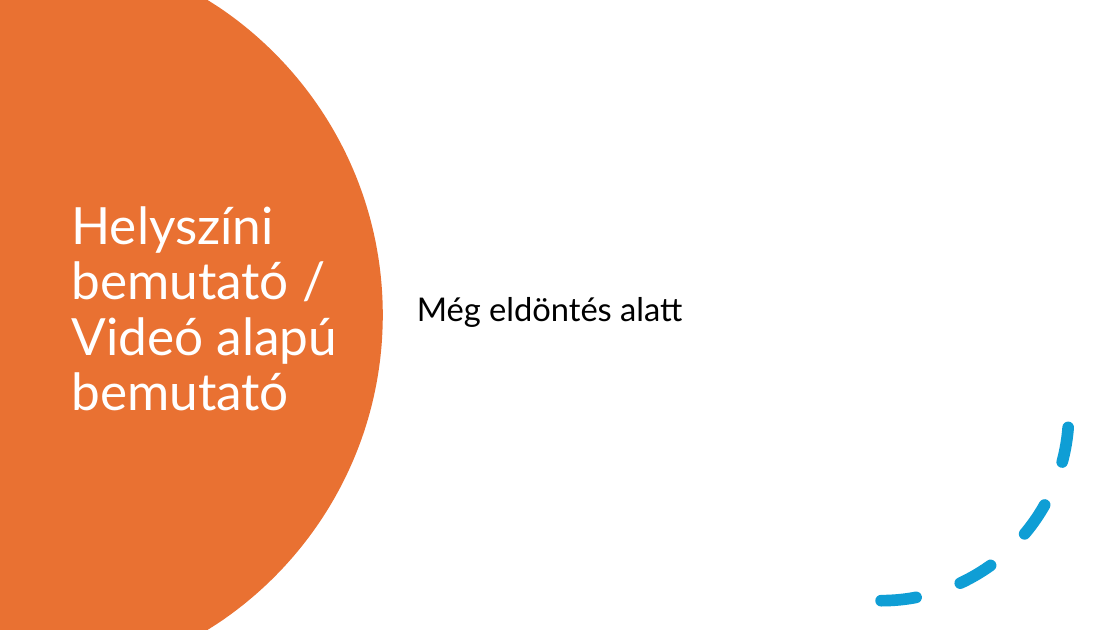
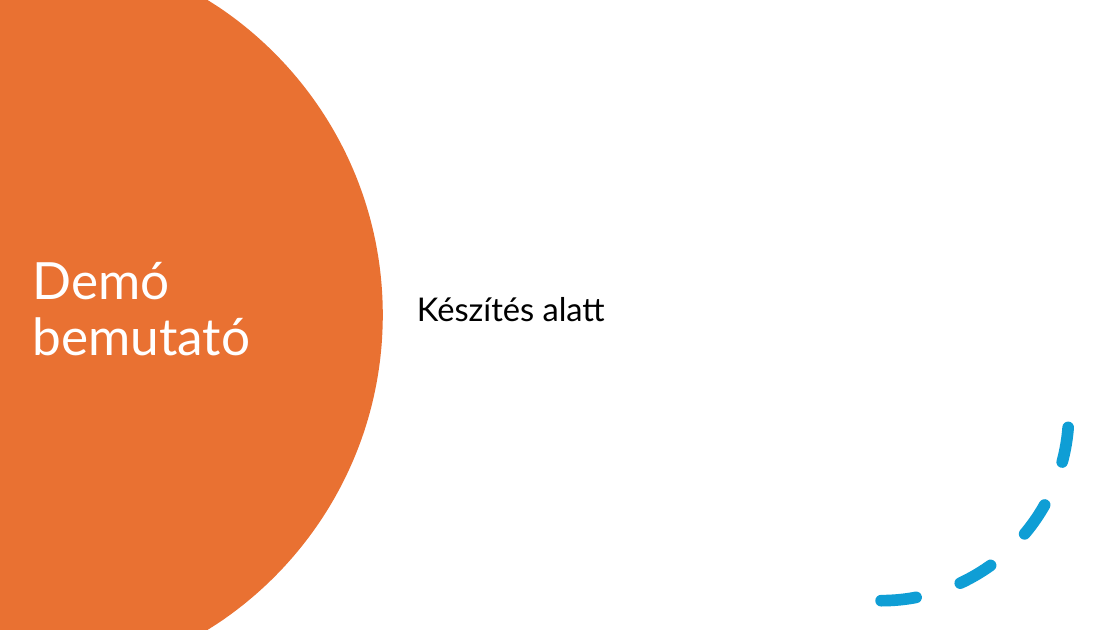
Before and after one commit to FesetoImre5/13_S1_8_vizsgaremek, a slide deck: slide 12 of Dokumentacio/Calentasker_bemutató.pptx (slide 10 before the commit). Drawn at 1120x630 pixels with LibreOffice and Linux fonts; fonts in the diff are those of the drawing. Boxes give left, top, right and bottom in pixels: in the first picture for what was removed or moved away, otherwise in the second. Text is boxed around its words. In the diff, an @@ line names an element or a change of style, - is before the commit and + after.

```diff
--- a/Dokumentacio/Calentasker_bemutató.pptx
+++ b/Dokumentacio/Calentasker_bemutató.pptx
@@ title at bbox=[33, 262, 251, 356]: text changed @@
-Helyszíni bemutató / Videó alapú bemutató
+Demó bemutató
@@ text at bbox=[417, 297, 605, 322]: text changed @@
-Még eldöntés alatt
+Készítés alatt
```
Also in this commit, not shown: 9 other slides changed, 2 slides added, 1 other file.
